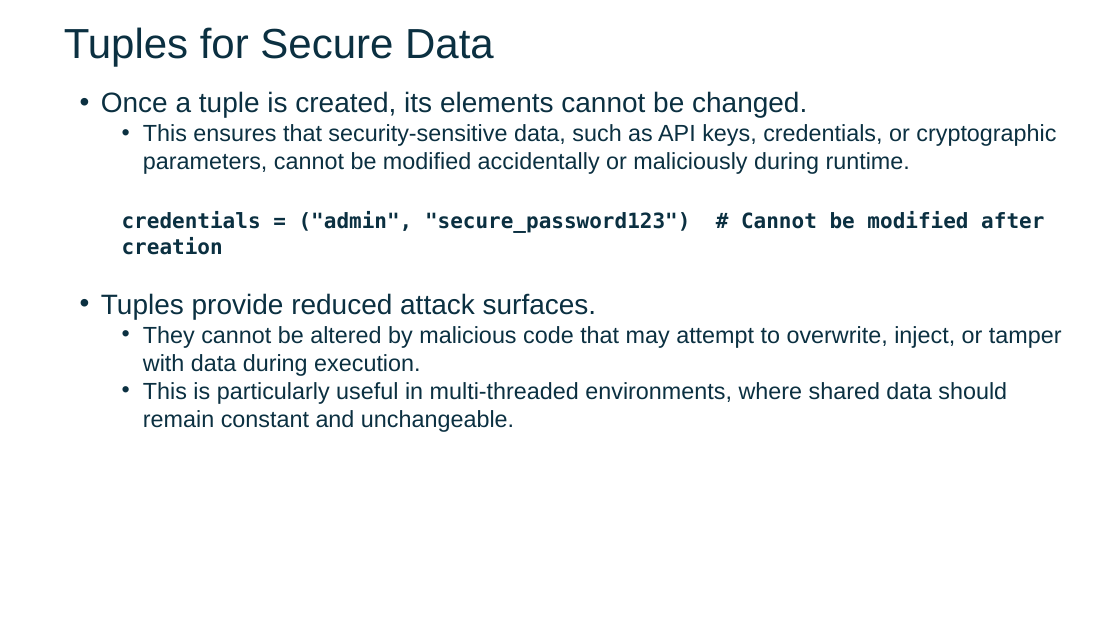
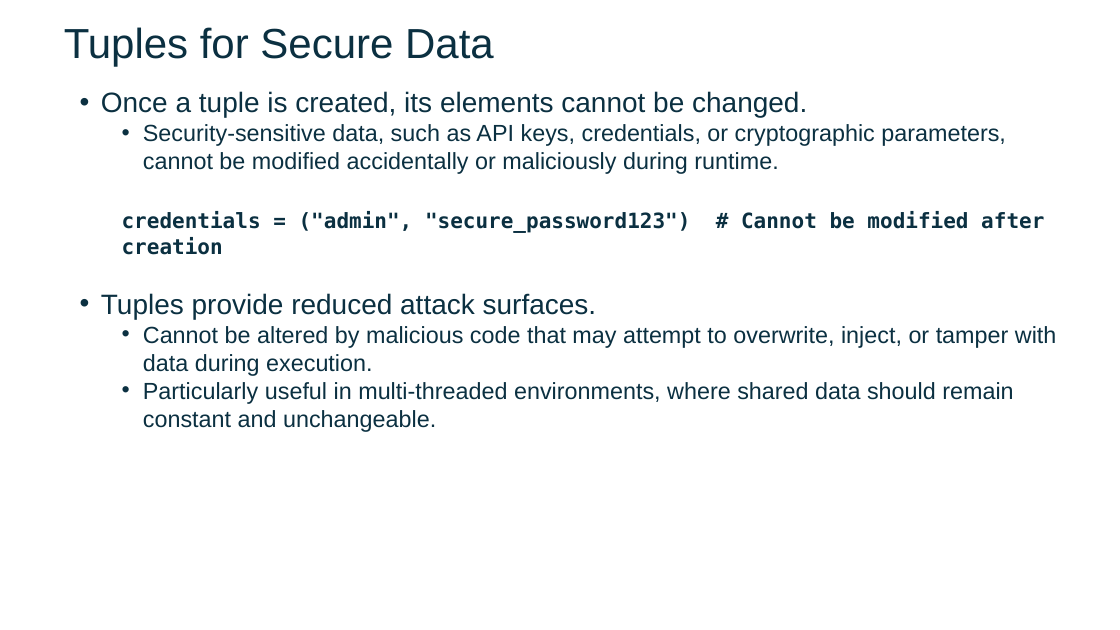
Before and after one commit to FSCJ-FacultyDev/SWC-Columbus-2025, a slide deck: slide 8 of Slides-Day2.pptx. Drawn at 1120x630 pixels with LibreOffice and Linux fonts; fonts in the diff are those of the drawing; background and template pictures are left out. Boxes give left, top, right and bottom in pixels: in the first picture for what was removed or moved away, otherwise in the second. Text is boxed around its words. In the diff, an @@ line names an element or a change of style, - is before the commit and + after.

Commit message:
3/17

```diff
--- a/Slides-Day2.pptx
+++ b/Slides-Day2.pptx
@@ text at (x1=143, y1=124, x2=1006, y2=174): text changed @@
-  • This ensures that security-sensitive data, such as API keys, credentials, or cryptographic parameters, cannot be modified accidentally or maliciously during runtime.
+  • Security-sensitive data, such as API keys, credentials, or cryptographic parameters, cannot be modified accidentally or maliciously during runtime.
@@ text at (x1=143, y1=326, x2=1057, y2=428): text changed @@
-  • They cannot be altered by malicious code that may attempt to overwrite, inject, or tamper with data during execution.
-  • This is particularly useful in multi-threaded environments, where shared data should remain constant and unchangeable.
+  • Cannot be altered by malicious code that may attempt to overwrite, inject, or tamper with data during execution.
+  • Particularly useful in multi-threaded environments, where shared data should remain constant and unchangeable.
```
Also in this commit, not shown: 4 other slides changed, 2 slides added.
